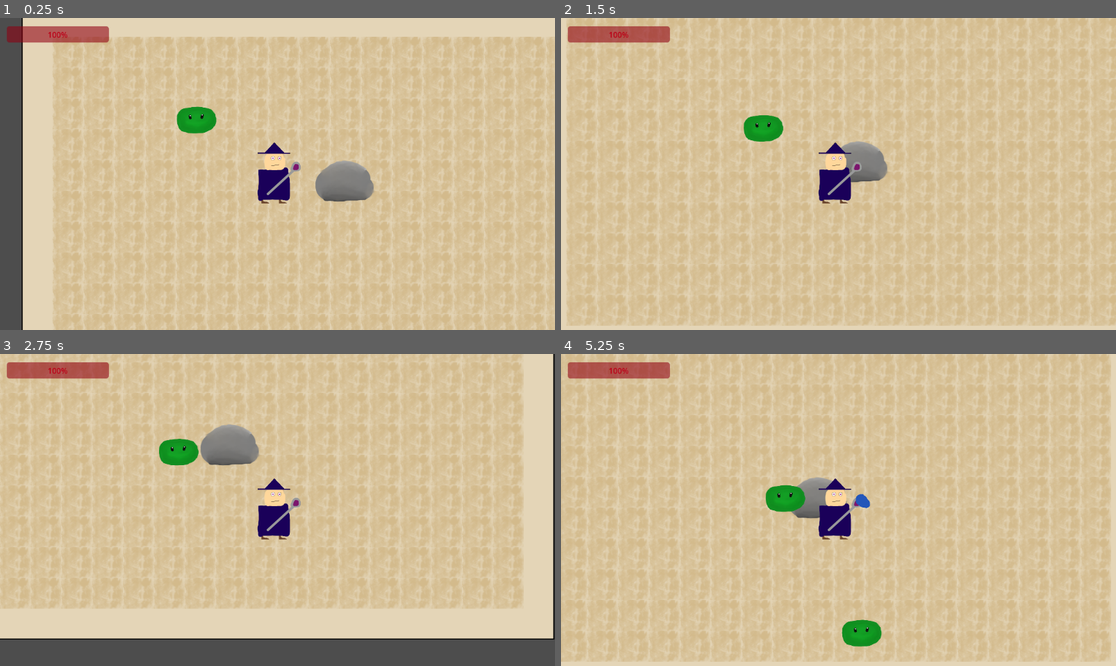
Above: before the commit, frames 1-4 (two rows, left to right).
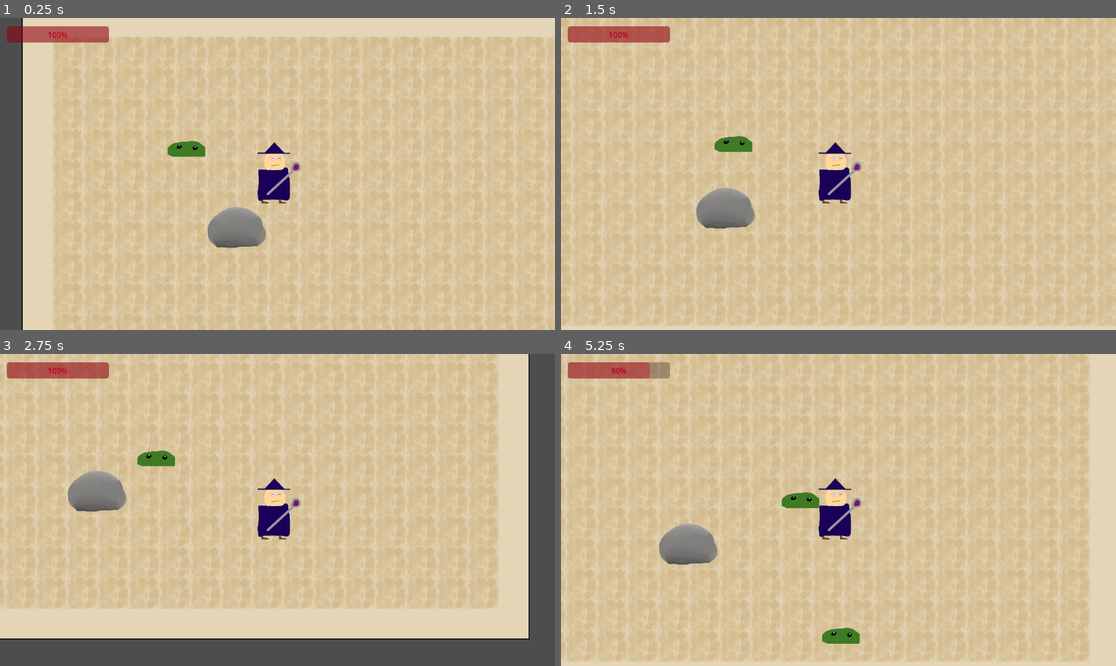
Above: after the commit, the same moments.

Repository: nuaht1/Eksamens-Projekt
Game: Godot game, scene res://node_2d.tscn
Two runs of this game, one before a commit and one after it. Both use one fixed random seed, a clock stepped at 60 frames per second and the inputs below.
Inputs (mouse positions are in pixels of both pictures, inside the frame that each line leads up to):
- Up to frame 1 (0.25 s): no input
- Up to frame 2 (1.5 s): move the mouse to (960, 158) at 0.52 s; hold Right (ui_right) 0.53-1.28 s; click (960, 158) at 0.67 s; move the mouse to (727, 189) at 1.27 s; hold Down (ui_down) from 1.28 s (still down)
- Up to frame 3 (2.75 s): move the mouse to (333, 441) at 2.02 s; release Down (ui_down) at 2.03 s; hold Right (ui_right) from 2.03 s (still down)
- Up to frame 4 (5.25 s): move the mouse to (810, 572) at 2.77 s; release Right (ui_right) at 2.78 s; hold Up (ui_up) 2.78-3.53 s; click (810, 572) at 2.92 s; move the mouse to (1005, 556) at 3.52 s; hold Left (ui_left) 3.53-5.03 s; move the mouse to (672, 463) at 4.27 s; move the mouse to (866, 510) at 5.02 s; hold Down (ui_down) from 5.03 s (still down); click (866, 510) at 5.17 s

The runs differ from the first frame. In frame 1, 3.1% of the frame differs, in the area x 30-68%, y 28-74%; in frame 2, 13%; in frame 3, 17%, in the area x 0-100%, y 0-92%; in frame 4, 14%.

Commit message:
animation slime

Diff:
--- a/eksamens-projekt/acid_slime.tscn
+++ b/eksamens-projekt/acid_slime.tscn
@@ -1,10 +1,39 @@
-[gd_scene load_steps=5 format=3 uid="uid://bduinbsl18e0i"]
+[gd_scene load_steps=10 format=3 uid="uid://bduinbsl18e0i"]
 
 [ext_resource type="Script" uid="uid://dw763ts7v7eu3" path="res://acid_slime.gd" id="1_aq6m0"]
+[ext_resource type="Texture2D" uid="uid://cowtcghie6emi" path="res://tileset 1/slime on ground.png" id="2_2mp0m"]
 [ext_resource type="Texture2D" uid="uid://bp06rd5i763lg" path="res://Acid Slime.png" id="2_aq6m0"]
+[ext_resource type="Texture2D" uid="uid://eciishadahbg" path="res://tileset 1/slime mid jump.png" id="3_hqkhr"]
+[ext_resource type="Texture2D" uid="uid://vfom5qj7q3i3" path="res://tileset 1/slime mid jump 2.png" id="4_23nsg"]
+[ext_resource type="Texture2D" uid="uid://ywmpsw7fedpp" path="res://tileset 1/slime in air.png" id="5_u83cg"]
 
 [sub_resource type="RectangleShape2D" id="RectangleShape2D_n6rxs"]
 size = Vector2(75, 53)
+
+[sub_resource type="SpriteFrames" id="SpriteFrames_b3vvc"]
+animations = [{
+"frames": [],
+"loop": true,
+"name": &"default",
+"speed": 5.0
+}, {
+"frames": [{
+"duration": 1.0,
+"texture": ExtResource("2_2mp0m")
+}, {
+"duration": 1.0,
+"texture": ExtResource("3_hqkhr")
+}, {
+"duration": 1.0,
+"texture": ExtResource("4_23nsg")
+}, {
+"duration": 1.0,
+"texture": ExtResource("5_u83cg")
+}],
+"loop": true,
+"name": &"slime animation",
+"speed": 2.0
+}]
 
 [sub_resource type="RectangleShape2D" id="RectangleShape2D_aq6m0"]
 size = Vector2(77, 50)
@@ -17,7 +46,14 @@
 position = Vector2(0, 1.5)
 shape = SubResource("RectangleShape2D_n6rxs")
 
+[node name="AnimatedSprite2D" type="AnimatedSprite2D" parent="."]
+position = Vector2(-1, -5.25)
+scale = Vector2(0.304688, 0.236328)
+sprite_frames = SubResource("SpriteFrames_b3vvc")
+animation = &"slime animation"
+
 [node name="Sprite2D" type="Sprite2D" parent="."]
+visible = false
 position = Vector2(-6, -6.99998)
 scale = Vector2(0.451172, 0.410156)
 texture = ExtResource("2_aq6m0")
--- a/eksamens-projekt/node_2d.gd
+++ b/eksamens-projekt/node_2d.gd
@@ -15,7 +15,9 @@
 
 	# draw above the TileMap (default Z = 0)
 	slime.z_index = 1
-	slime.get_node("Sprite2D").z_index = 1
+	var sprite = slime.get_node("AnimatedSprite2D")
+	sprite.z_index = 1
+	sprite.play("slime animation")
 
 	# pick a random position in the visible viewport
 	var r = get_viewport().get_visible_rect()
--- a/eksamens-projekt/node_2d.tscn
+++ b/eksamens-projekt/node_2d.tscn
@@ -76,14 +76,15 @@
 texture_region_size = Vector2i(64, 64)
 1:1/size_in_atlas = Vector2i(2, 2)
 1:1/0 = 0
-1:1/0/physics_layer_0/polygon_0/points = PackedVector2Array(-32, -32, 18.3454, -32, 32, -12.4184, 28.7548, -4.94642, 17.7809, 20.3211, -32, 20.3211)
+1:1/0/physics_layer_0/polygon_0/points = PackedVector2Array(-46, -15, 1, -35, 46, -15, 67, 30, 43, 51, -46, 56, -68, 18)
 
 [sub_resource type="TileSet" id="TileSet_0h7mo"]
-tile_size = Vector2i(64, 64)
+tile_size = Vector2i(256, 256)
 physics_layer_0/collision_layer = 1
 sources/0 = SubResource("TileSetAtlasSource_x0ka3")
 
 [sub_resource type="RectangleShape2D" id="RectangleShape2D_y32ns"]
+size = Vector2(67, 103)
 
 [sub_resource type="NavigationPolygon" id="NavigationPolygon_0e48y"]
 vertices = PackedVector2Array(636.031, -274.008, 637.961, 355.008, -493.039, 356.977, -495.953, -275.977)
@@ -99,7 +100,7 @@
 tile_set = SubResource("TileSet_x0ka3")
 
 [node name="TileMapLayer" type="TileMapLayer" parent="TileMapLayer"]
-tile_map_data = PackedByteArray("AAAJAAQAAAABAAEAAAA=")
+tile_map_data = PackedByteArray("AAAJAAQAAAABAAEAAAABAAEAAAABAAEAAAA=")
 tile_set = SubResource("TileSet_0h7mo")
 
 [node name="CharacterBody2D" type="CharacterBody2D" parent="." groups=["player"]]
@@ -107,7 +108,7 @@
 script = ExtResource("1_0e48y")
 
 [node name="CollisionShape2D" type="CollisionShape2D" parent="CharacterBody2D"]
-position = Vector2(0.5, -4)
+position = Vector2(-6.5, 11.5)
 shape = SubResource("RectangleShape2D_y32ns")
 
 [node name="Sprite2D" type="Sprite2D" parent="CharacterBody2D"]
@@ -121,6 +122,7 @@
 [node name="Camera2D" type="Camera2D" parent="CharacterBody2D"]
 
 [node name="Acid_Slime" parent="." instance=ExtResource("3_epypp")]
+position = Vector2(294, 216)
 
 [node name="UI" type="CanvasLayer" parent="."]
 
Binary file added: eksamens-projekt/tileset 1/slime in air.png
Not shown, added: eksamens-projekt/tileset 1/slime in air.png.import
Binary file added: eksamens-projekt/tileset 1/slime mid jump 2.png
Not shown, added: eksamens-projekt/tileset 1/slime mid jump 2.png.import
Binary file added: eksamens-projekt/tileset 1/slime mid jump.png
Not shown, added: eksamens-projekt/tileset 1/slime mid jump.png.import
Binary file added: eksamens-projekt/tileset 1/slime on ground.png
Not shown, added: eksamens-projekt/tileset 1/slime on ground.png.import
